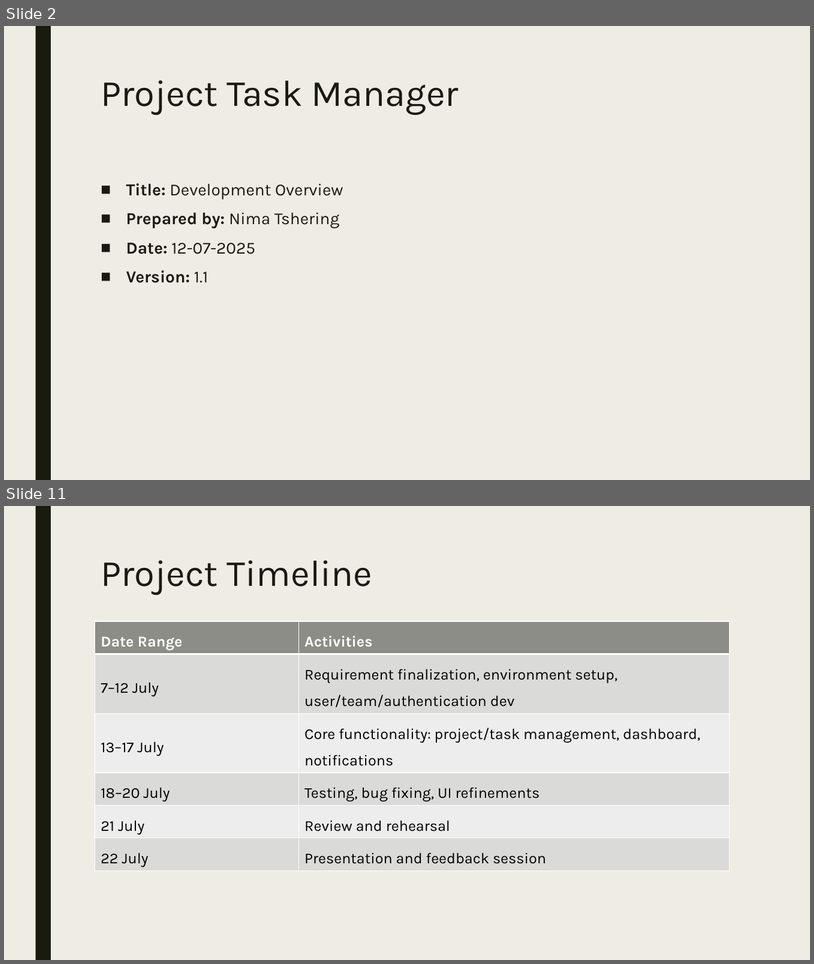
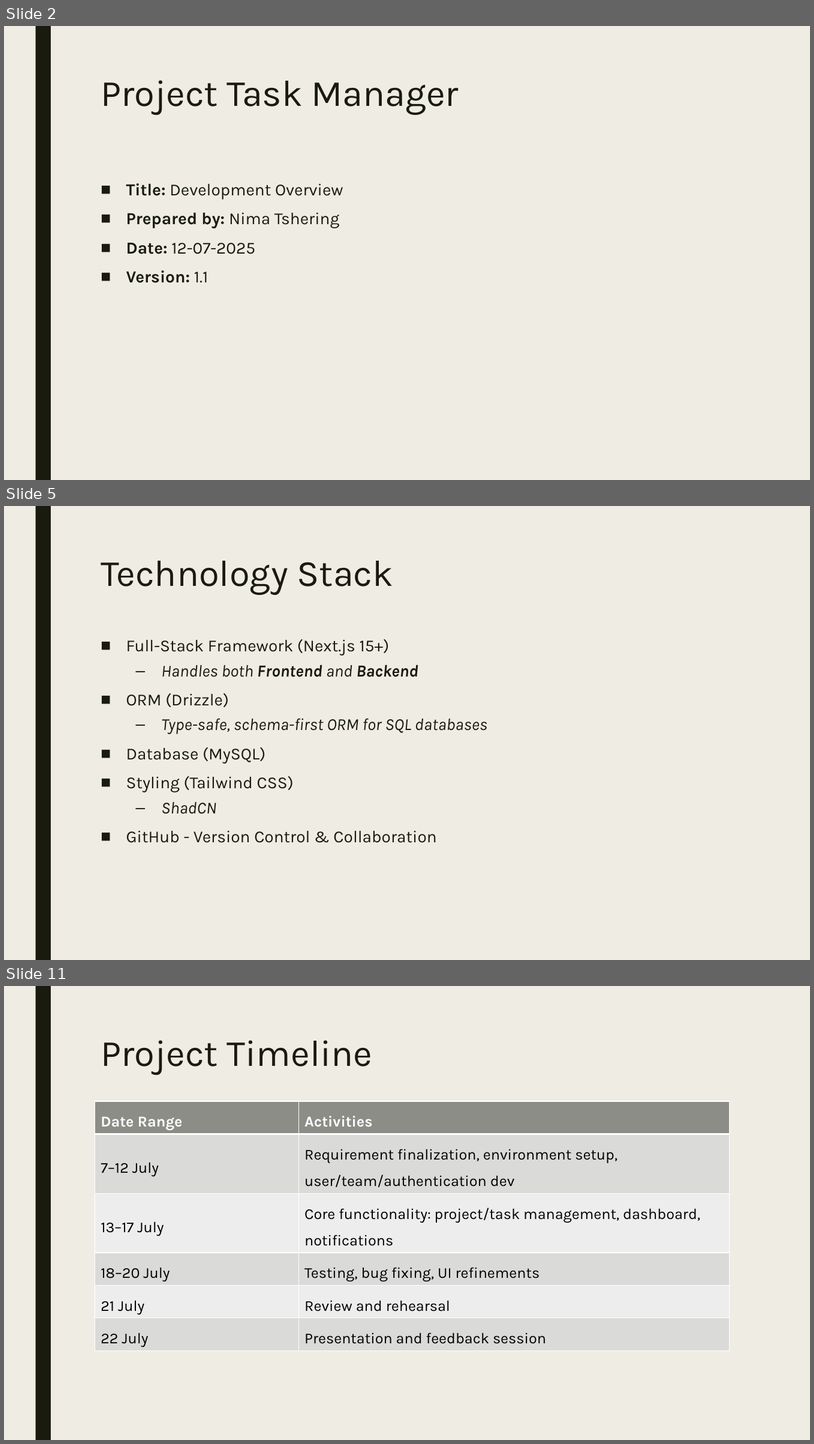
Before and after one commit to nimatshering/capstone-project, a slide deck: Presentation.pptx. Shown one above the other, each under a label of ours: slides 2 and 11 before the commit, slides 2, 5 and 11 after it; the slides between them are not shown. The pictures are 814x964 and 814x1444 pixels, drawn with LibreOffice and Linux fonts; fonts in the diff are those of the drawing. Boxes give left, top, right and bottom in pixels: in the first picture for what was removed or moved away, otherwise in the second. Text is boxed around its words. In the diff, an @@ line names an element or a change of style, - is before the commit and + after.

```diff
--- a/Presentation.pptx
+++ b/Presentation.pptx
@@ slide 5 added at bbox=[4, 506, 810, 960], background #EFEDE3; not listed: 1 template element that a slide beside it also shows @@
@@ title added at bbox=[101, 561, 394, 595], 44 pt, text #191B0E @@
+Technology Stack
@@ text added at bbox=[126, 639, 488, 843], 20 pt, text #191B0E @@
+■ Full-Stack Framework (Next.js 15+)
+  – Handles both Frontend and Backend
+■ ORM (Drizzle)
+  – Type-safe, schema-first ORM for SQL databases
+■ Database (MySQL)
+■ Styling (Tailwind CSS)
+  – ShadCN
+■ GitHub - Version Control & Collaboration
```
Also in this commit, not shown: 4 slides changed, 7 other slides added, 7 slides removed, 3 other files.
